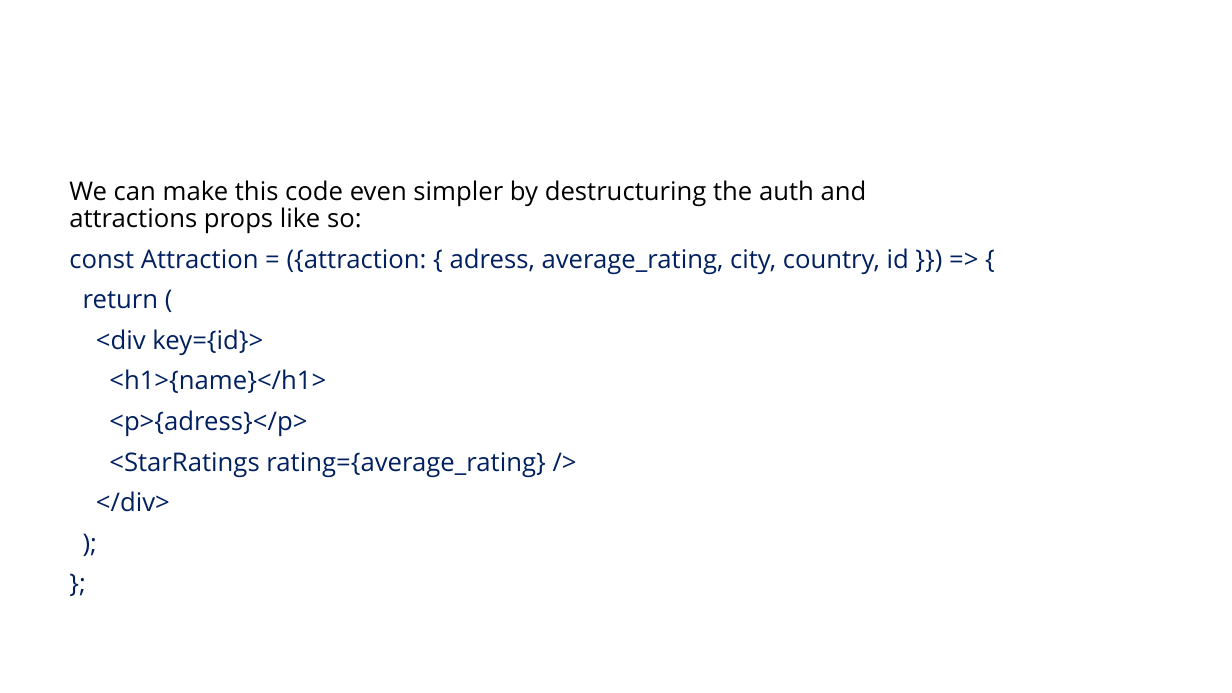
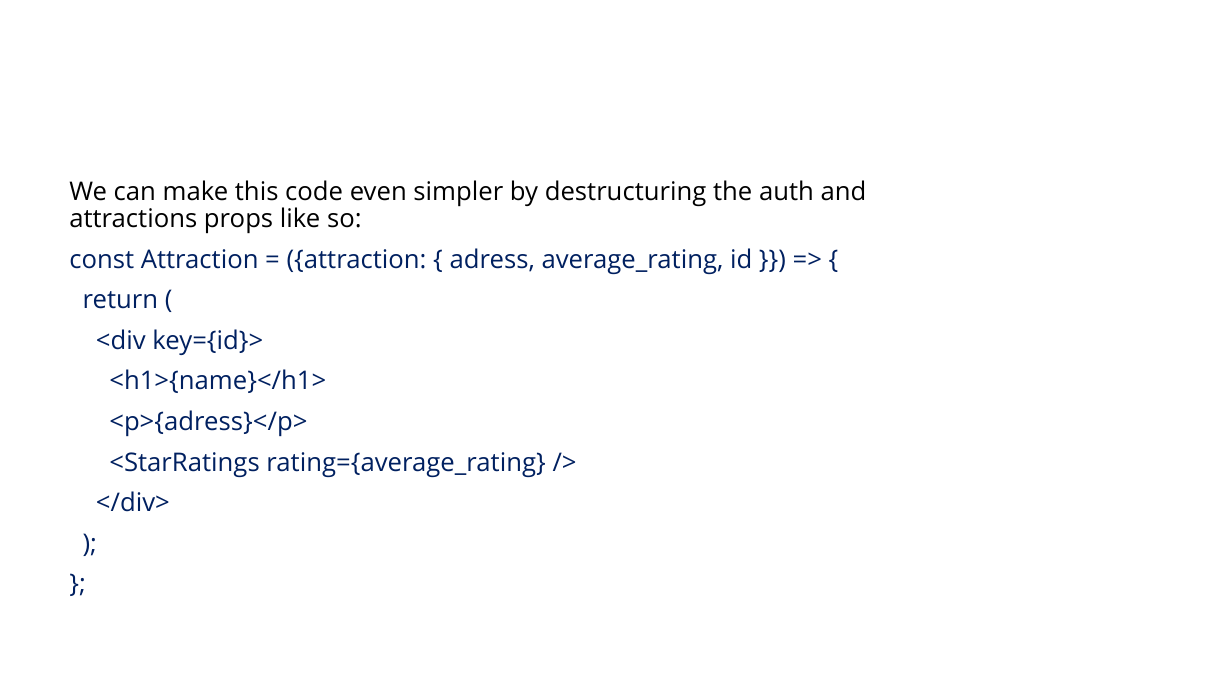
Before and after one commit to VolodymyrKaranevych/React-Intro, a slide deck: slide 25 of React Intro.pptx. Drawn at 1232x693 pixels with LibreOffice and Linux fonts; fonts in the diff are those of the drawing; background and template pictures are left out. Boxes give left, top, right and bottom in pixels: in the first picture for what was removed or moved away, otherwise in the second. Text is boxed around its words. In the diff, an @@ line names an element or a change of style, - is before the commit and + after.

```diff
--- a/React Intro.pptx
+++ b/React Intro.pptx
@@ text at (69,248,752,275): text changed @@
-const Attraction = ({attraction: { adress, average_rating, city, country, id }}) => {
+const Attraction = ({attraction: { adress, average_rating, id }}) => {
```
